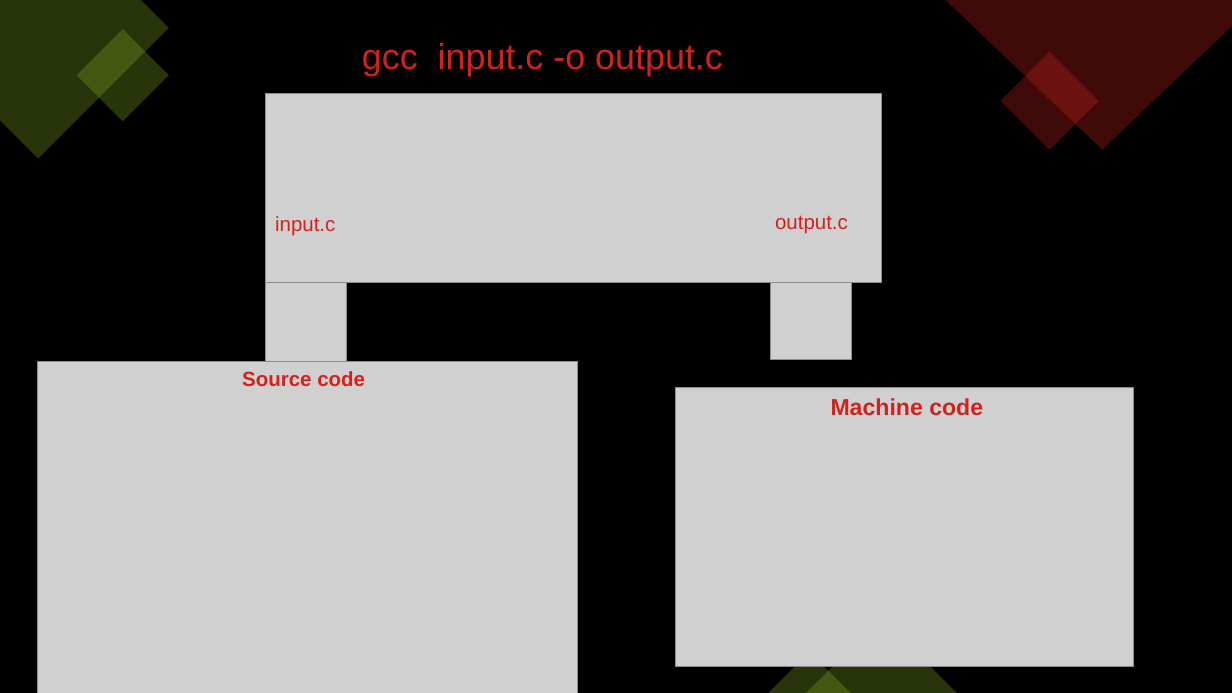
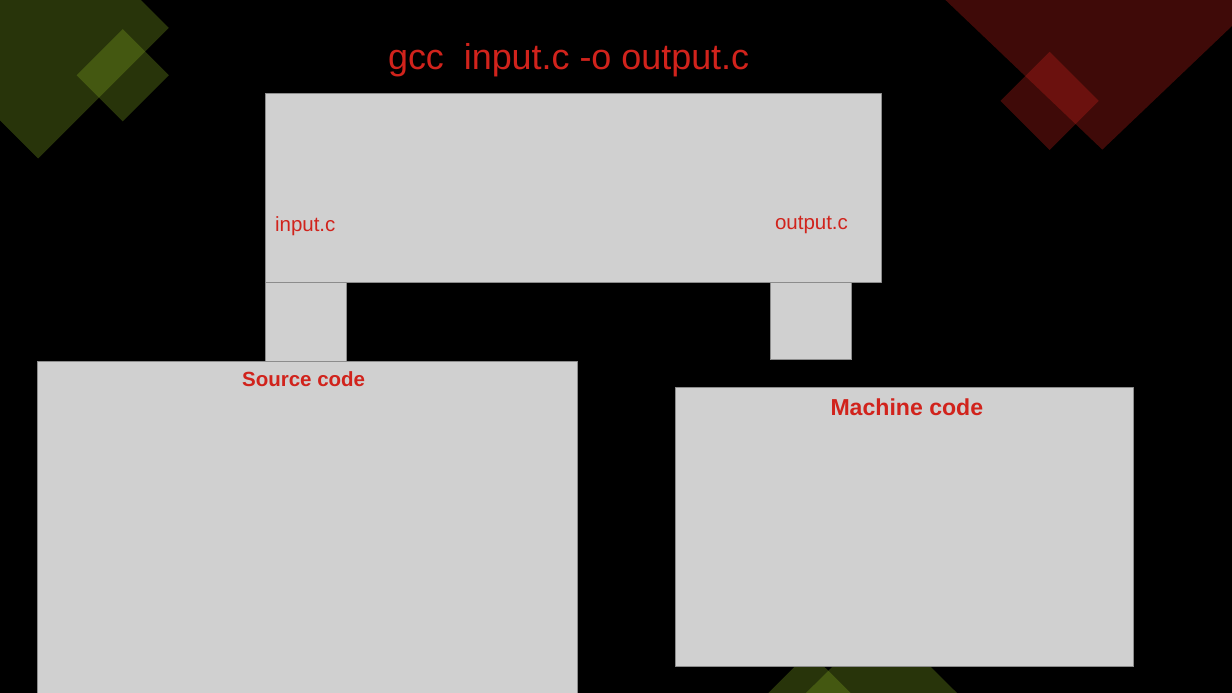
Before and after one commit to shafayetejaman/FCUB-Programming-Club, a slide deck: slide 5 of module-2/module-2.pptx. Drawn at 1232x693 pixels with LibreOffice and Linux fonts; fonts in the diff are those of the drawing; grey boxes stand for pictures. Boxes give left, top, right and bottom in pixels: in the first picture for what was removed or moved away, otherwise in the second. Text is boxed around its words. In the diff, an @@ line names an element or a change of style, - is before the commit and + after.

```diff
--- a/module-2/module-2.pptx
+++ b/module-2/module-2.pptx
@@ text "gcc input.c -o output.c": place and size @@
-text "gcc input.c -o output.c" at [362,43,723,76]
+text "gcc input.c -o output.c" at [388,43,749,76]
```
Also in this commit, not shown: 7 other slides changed, 3 slides added, 2 other files.
